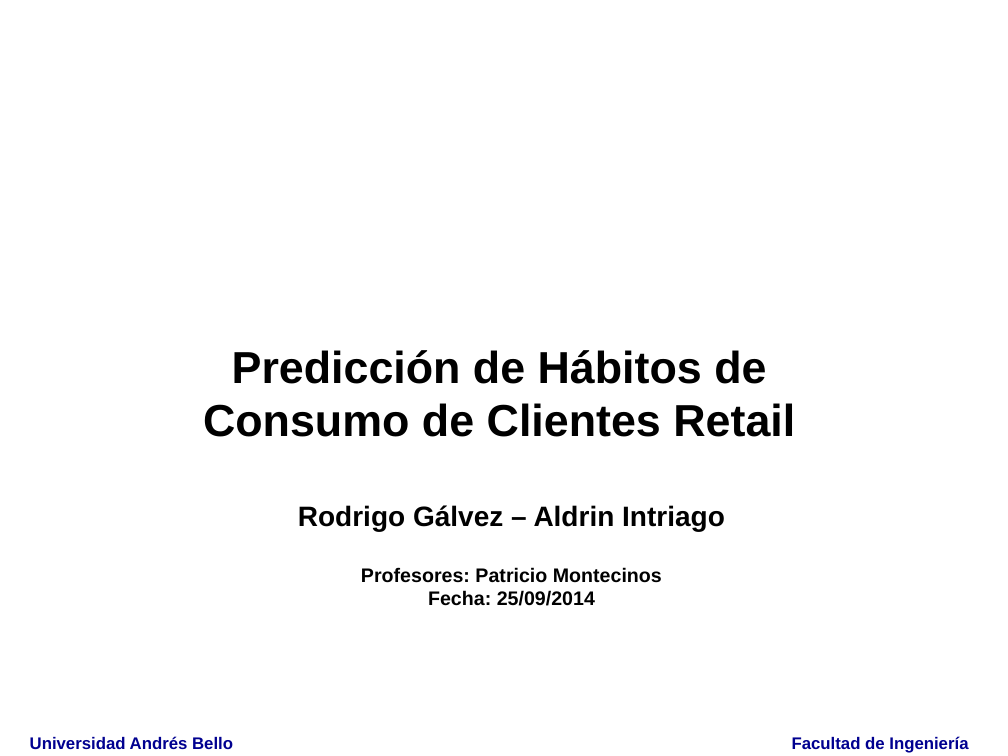
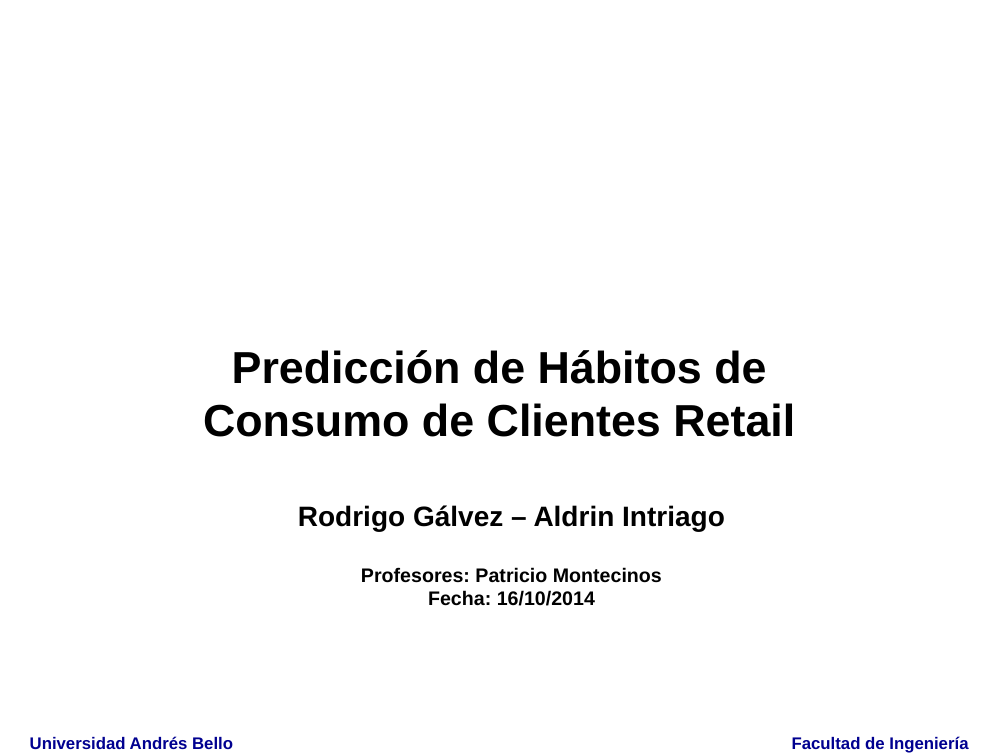
Before and after one commit to aintriago/PT02Tendencias, a slide deck: slide 1 of Presentaciones de Avances/PT02 - 2014 - Avance Semanal (16-10-14).ppt. Drawn at 1008x756 pixels with LibreOffice and Linux fonts; fonts in the diff are those of the drawing; background and template pictures are left out. Boxes give left, top, right and bottom in pixels: in the first picture for what was removed or moved away, otherwise in the second. Text is boxed around its words. In the diff, an @@ line names an element or a change of style, - is before the commit and + after.

```diff
--- a/Presentaciones de Avances/PT02 - 2014 - Avance Semanal (16-10-14).ppt
+++ b/Presentaciones de Avances/PT02 - 2014 - Avance Semanal (16-10-14).ppt
@@ title at [298, 505, 725, 606]: text changed @@
-Rodrigo Gálvez – Aldrin Intriago
-Profesores: Patricio Montecinos
-Fecha: 25/09/2014
+Rodrigo Gálvez – Aldrin Intriago
+Profesores: Patricio Montecinos
+Fecha: 16/10/2014
```
Also in this commit, not shown: 3 other slides changed, 1 slide added.
